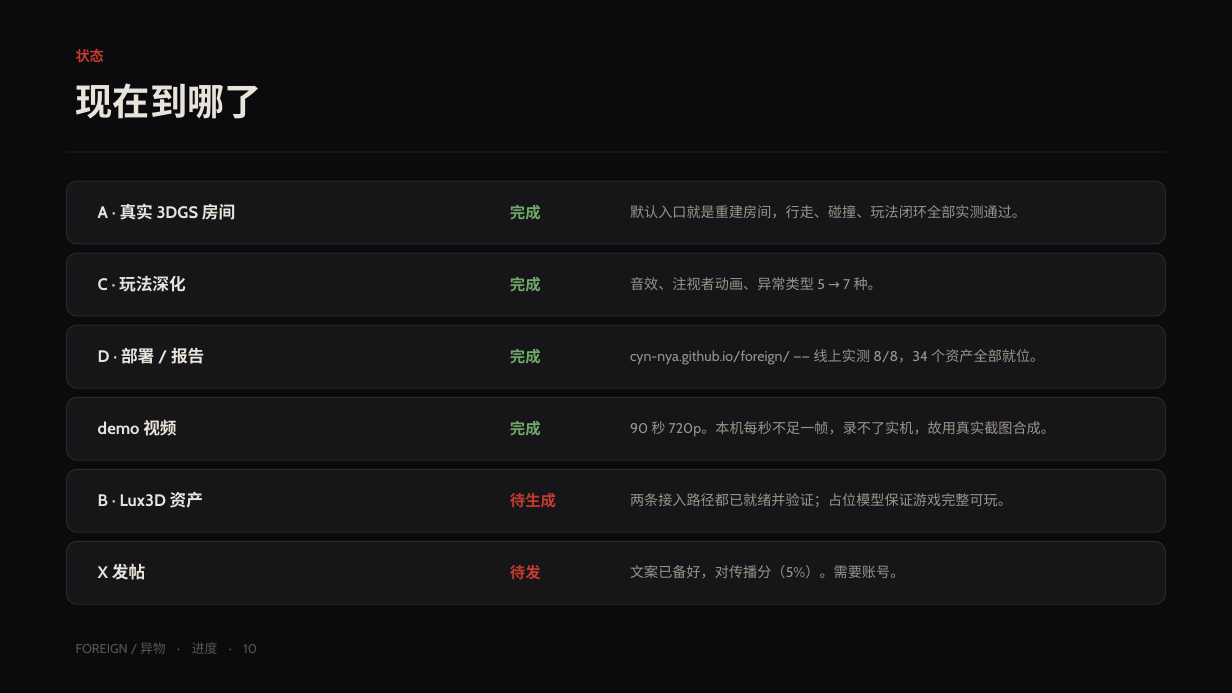
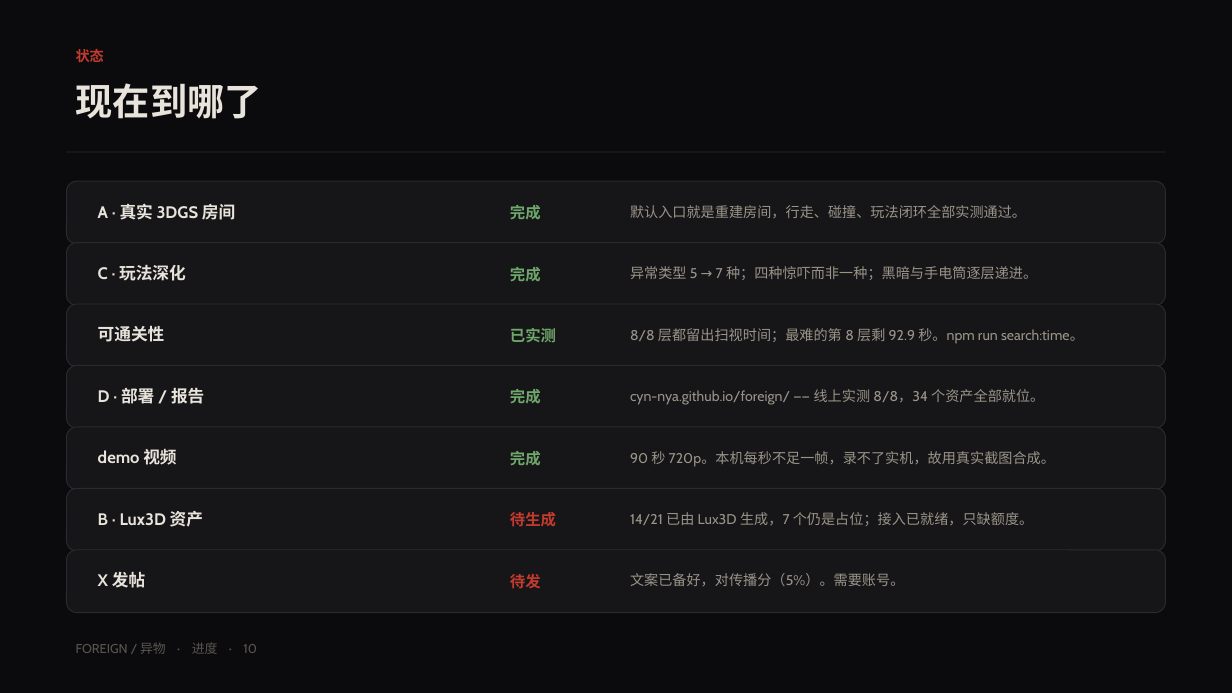
Before and after one commit to cyn-nya/foreign, a slide deck: slide 10 of artifacts/report/FOREIGN-report.pptx. Drawn at 1232x693 pixels with LibreOffice and Linux fonts; fonts in the diff are those of the drawing. Boxes give left, top, right and bottom in pixels: in the first picture for what was removed or moved away, otherwise in the second. Text is boxed around its words. In the diff, an @@ line names an element or a change of style, - is before the commit and + after.

```diff
--- a/artifacts/report/FOREIGN-report.pptx
+++ b/artifacts/report/FOREIGN-report.pptx
@@ 2 texts, 1 rounded rectangle moved together from (x1=67, y1=253, x2=1165, y2=316) to (x1=67, y1=242, x2=1165, y2=305) @@
@@ text at (x1=630, y1=266, x2=1037, y2=280): text changed @@
-音效、注视者动画、异常类型 5 → 7 种。
+异常类型 5 → 7 种；四种惊吓而非一种；黑暗与手电筒逐层递进。
@@ rounded rectangle moved from (x1=67, y1=325, x2=1165, y2=388) to (x1=67, y1=304, x2=1165, y2=367) @@
@@ text added at (x1=98, y1=325, x2=165, y2=342), 13 pt, text #E8E4DC, bold @@
+可通关性
@@ text added at (x1=510, y1=328, x2=556, y2=342), 12 pt, text #6FA86B, bold @@
+已实测
@@ text added at (x1=630, y1=328, x2=1084, y2=343), 11 pt, text #9A9488 @@
+8/8 层都留出扫视时间；最难的第 8 层剩 92.9 秒。npm run search:time。
@@ rounded rectangle moved from (x1=67, y1=397, x2=1165, y2=460) to (x1=67, y1=366, x2=1165, y2=429) @@
@@ text "D · 部署 / 报告" moved from (x1=98, y1=345, x2=204, y2=367) to (x1=98, y1=385, x2=204, y2=407) @@
@@ text "完成" moved from (x1=510, y1=421, x2=541, y2=435) to (x1=510, y1=389, x2=541, y2=403) @@
@@ text "cyn-nya.github.io/foreign/ —— 线上实测 8/8，34 个资产全部就位。" moved from (x1=630, y1=349, x2=1044, y2=365) to (x1=630, y1=389, x2=1044, y2=405) @@
@@ rounded rectangle moved from (x1=67, y1=470, x2=1165, y2=532) to (x1=67, y1=427, x2=1165, y2=490) @@
@@ text "demo 视频" moved from (x1=98, y1=417, x2=176, y2=439) to (x1=98, y1=446, x2=176, y2=468) @@
@@ text "完成" moved from (x1=510, y1=349, x2=541, y2=363) to (x1=510, y1=451, x2=541, y2=465) @@
@@ text "90 秒 720p。本机每秒不足一帧，录不了实机，故用真实截图合成。" moved from (x1=630, y1=421, x2=1055, y2=437) to (x1=630, y1=451, x2=1055, y2=466) @@
@@ rounded rectangle moved from (x1=67, y1=542, x2=1165, y2=604) to (x1=67, y1=489, x2=1165, y2=552) @@
@@ text "B · Lux3D 资产" moved from (x1=98, y1=492, x2=203, y2=508) to (x1=98, y1=511, x2=203, y2=527) @@
@@ text "待生成" moved from (x1=510, y1=493, x2=556, y2=508) to (x1=510, y1=512, x2=556, y2=527) @@
@@ text at (x1=630, y1=512, x2=1033, y2=526): text changed @@
-两条接入路径都已就绪并验证；占位模型保证游戏完整可玩。
+14/21 已由 Lux3D 生成，7 个仍是占位；接入已就绪，只缺额度。
@@ rounded rectangle added at (x1=67, y1=550, x2=1165, y2=613), fill #161518, outline #2C2A2E 0.75 pt @@
@@ 3 texts moved together from (x1=98, y1=564, x2=904, y2=580) to (x1=98, y1=572, x2=904, y2=589) @@
```
Also in this commit, not shown: 1 other slide changed, 23 other files.
